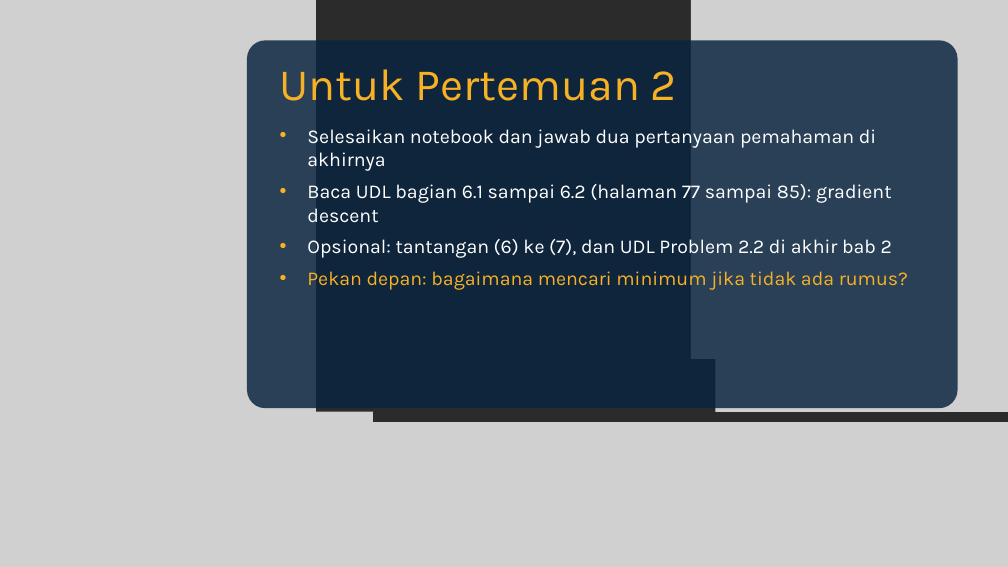
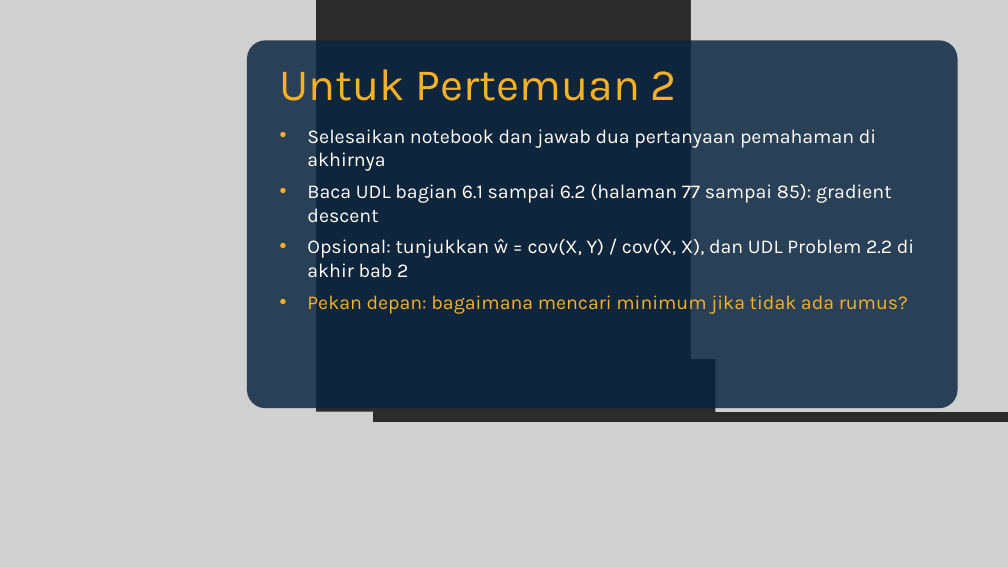
Before and after one commit to dafx7/COMPUTING-AI-ML-OPTIMIZATION, a slide deck: slide 28 of week1/slides/Pertemuan-1-Least-Squares.pptx (slide 25 before the commit). Drawn at 1008x567 pixels with LibreOffice and Linux fonts; fonts in the diff are those of the drawing; grey boxes stand for pictures; background and template pictures are left out; a plain dark background stands for a picture behind light text. Boxes give left, top, right and bottom in pixels: in the first picture for what was removed or moved away, otherwise in the second. Text is boxed around its words. In the diff, an @@ line names an element or a change of style, - is before the commit and + after.

```diff
--- a/week1/slides/Pertemuan-1-Least-Squares.pptx
+++ b/week1/slides/Pertemuan-1-Least-Squares.pptx
@@ text at (307, 239, 914, 278): text changed @@
-• Opsional: tantangan (6) ke (7), dan UDL Problem 2.2 di akhir bab 2
+• Opsional: tunjukkan ŵ = cov(X, Y) / cov(X, X), dan UDL Problem 2.2 di akhir bab 2
```
Also in this commit, not shown: 5 other slides changed, 3 slides added, 4 other files.
